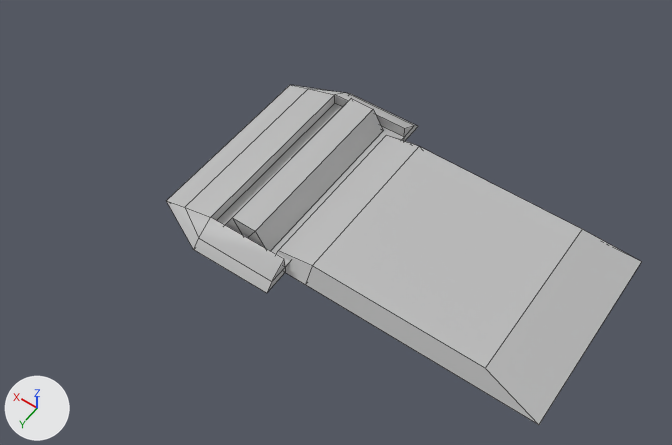
Two versions of the FBX model Sonic Adventure/Assets/Models/Booster.fbx, one commit apart.
One viewpoint serves both versions: a camera (50 mm lens) standing at (-0.0304, 0.1295, 0.125) and looking at (0.0283, 0.0474, -0.0041). Arrows for +X, +Y and +Z are at lower left; the lights stay in place. Mesh edges are drawn as thin lines. Where no turn or scale is listed for an object, it has been applied to the vertices.

Before the edit, the objects in view are built like this:
```python
me_mesh = bpy.data.meshes.new('Mesh')
me_mesh.from_pydata(...)  # 12 vertices, 10 faces; spans x -0.017..0.0327, y -0.018..0.018, z -0.0012..0.0018
me_mesh.materials.append(mat_lambert1)  # grey #bcbcbc
me_mesh_001 = bpy.data.meshes.new('Mesh.001')
me_mesh_001.from_pydata(...)  # 24 vertices, 25 faces; spans x -0.0084..0.0178, y -0.0271..0.0189, z -0.0007..0.0029
me_mesh_001.materials.append(mat_lambert1)  # grey #bcbcbc
me_mesh_002 = bpy.data.meshes.new('Mesh.002')
me_mesh_002.from_pydata(...)  # a 6-sided cylinder along y spanning x -1.0..1.0, y -3.55..3.55, z -0.87..0.87
me_mesh_002.materials.append(mat_lambert1)  # grey #bcbcbc
ob_pcube2 = bpy.data.objects.new('pCube2', me_mesh)
ob_pcube2.location = (-0.0022, 0.0447, 0.0003)
ob_pcube3 = bpy.data.objects.new('pCube3', me_mesh_001)
ob_pcube3.location = (0.0361, 0.049, -0.0003)
ob_pcylinder1 = bpy.data.objects.new('pCylinder1', me_mesh_002)
ob_pcylinder1.location = (0.0364, 0.0449, 0.0004)
ob_pcylinder1.rotation_euler = (-3.142, 0.0, 0.0)  # degrees (-180, 0, 0)
ob_pcylinder1.scale = (0.00482, 0.00482, 0.00482)
```
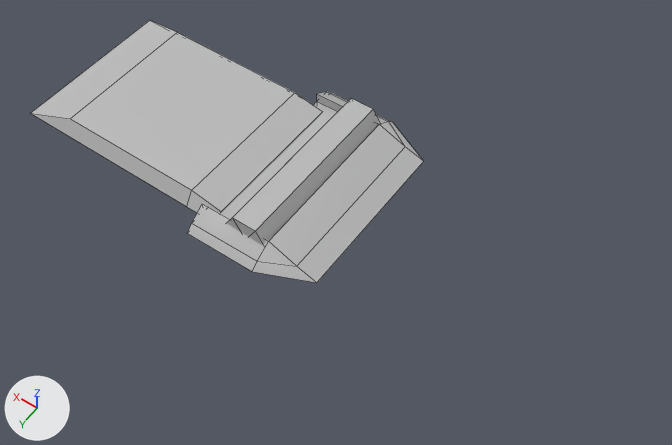
The newer file is also rescaled (x5000.0), turned or shifted as a whole; pictures and numbers use the older file's frame.

Where the change shows, as pixel boxes (x1, y1, x2, y2) in the pictures (672 x 445 px):
'pCube2', deleted: before (277, 135, 641, 425)
'Booster1_pCube2', added: after (31, 20, 423, 283)
'pCube3', deleted: before (167, 85, 418, 293)

The change, as a diff of the scene's bpy script:
```diff
--- a/Sonic Adventure/Assets/Models/Booster.fbx.py
+++ b/Sonic Adventure/Assets/Models/Booster.fbx.py
@@ mat_lambert4 @@
+mat_lambert4 = principled_material('lambert4')
+mat_lambert4.base_color = (0.5, 0.5, 0.5)  # grey #bcbcbc
@@ me_mesh_017 @@
+me_mesh_017.from_pydata(...)  # 34 vertices, 27 faces; spans x -0.0334..0.0334, y -0.021..0.021, z -0.0017..0.0017
+me_mesh_017.materials.append(mat_lambert4)  # grey #bcbcbc
@@ ob_pcube3 @@
-ob_pcube3 = bpy.data.objects.new('pCube3', me_mesh_001)
-ob_pcube3.location = (0.0361, 0.049, -0.0003)
@@ ob_pcube2 @@
-ob_pcube2 = bpy.data.objects.new('pCube2', me_mesh)
-ob_pcube2.location = (-0.0022, 0.0447, 0.0003)
@@ ob_booster1_pcube2 @@
+ob_booster1_pcube2 = bpy.data.objects.new('Booster1_pCube2', me_mesh_017)
+ob_booster1_pcube2.location = (0.0555, 0.045, 0.0008)
```
